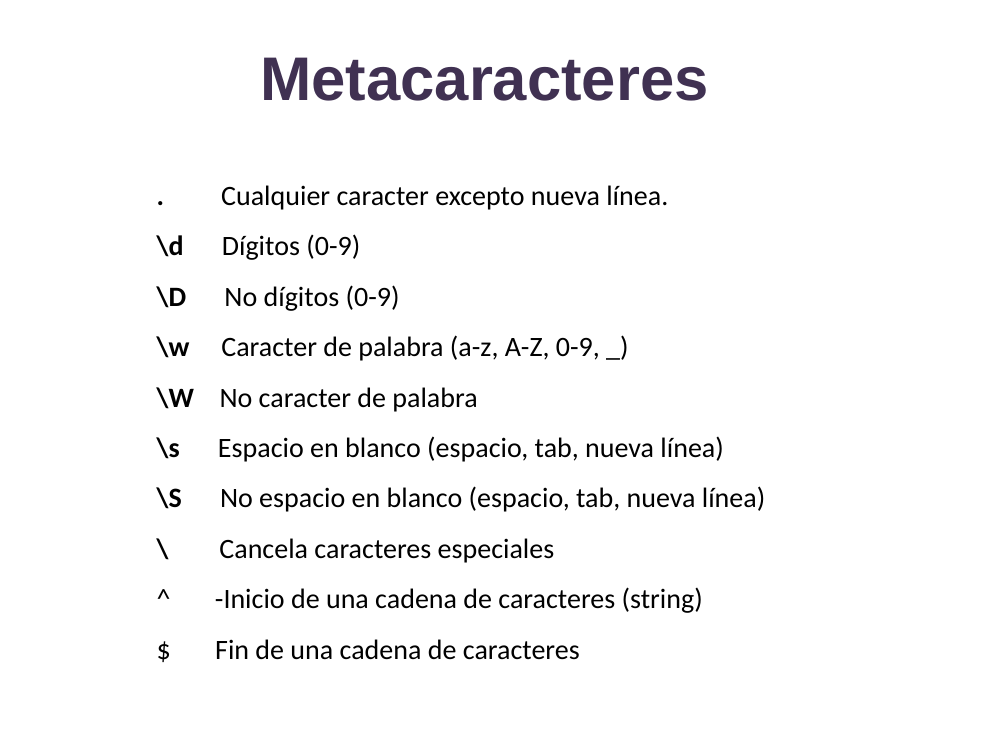
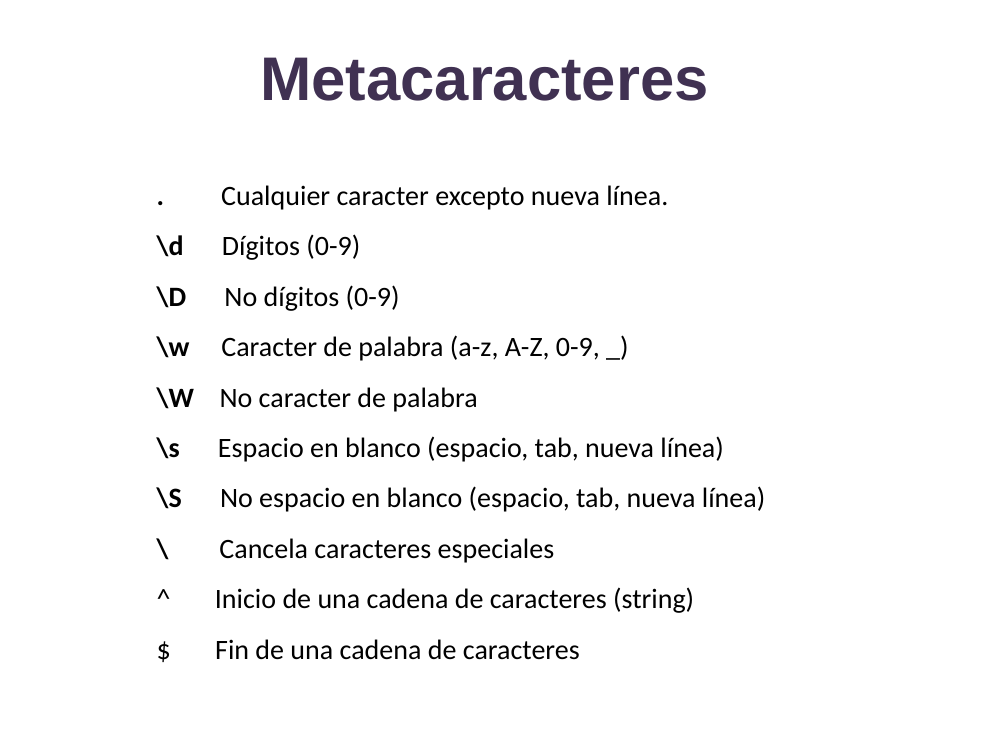
Before and after one commit to lizetheP/Analitica, a slide deck: slide 12 of CalendarioAgo2022/presentaciones/18_Expresiones_regulares.pptx. Drawn at 1008x756 pixels with LibreOffice and Linux fonts; fonts in the diff are those of the drawing. Boxes give left, top, right and bottom in pixels: in the first picture for what was removed or moved away, otherwise in the second. Text is boxed around its words. In the diff, an @@ line names an element or a change of style, - is before the commit and + after.

```diff
--- a/CalendarioAgo2022/presentaciones/18_Expresiones_regulares.pptx
+++ b/CalendarioAgo2022/presentaciones/18_Expresiones_regulares.pptx
@@ text at box(215, 587, 694, 613): text changed @@
-^ -Inicio de una cadena de caracteres (string)
+^ Inicio de una cadena de caracteres (string)
```
Also in this commit, not shown: 8 other slides changed, 1 slide added, 51 slides removed, 2 other files.
